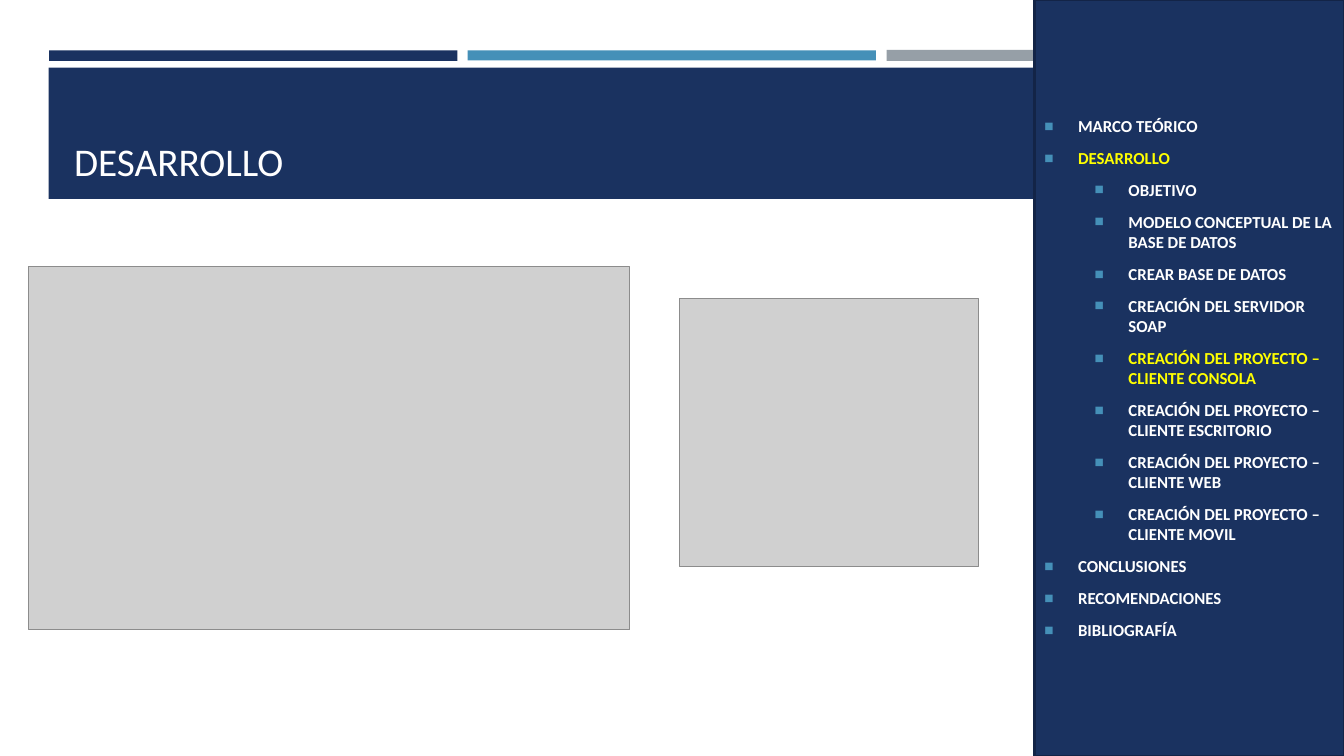
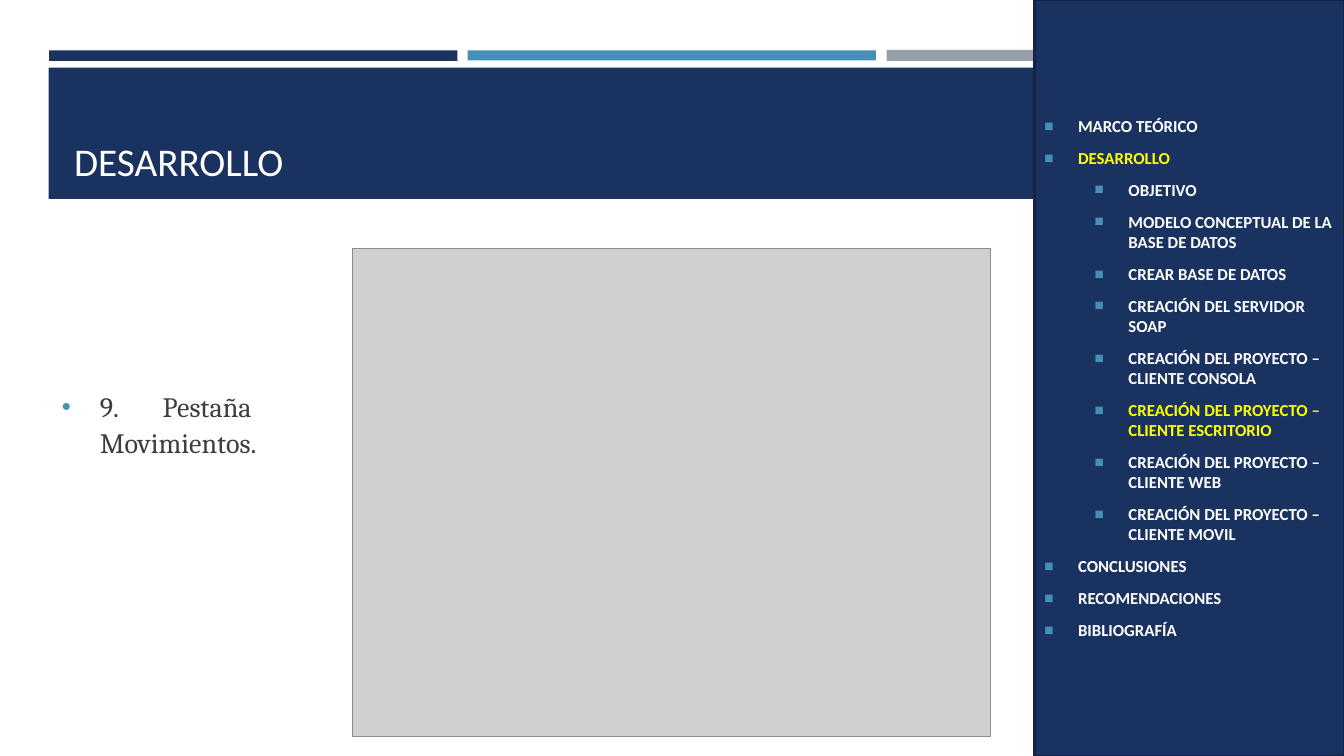
Before and after one commit to MateoMedranda/SoftwareArchitecture_Monster, a slide deck: slide 32 of TG.1.1. PAO202651_EUREKABANK_SOAP_JAVA_NRC36884_GR07/05. DOCUMENTACION/SOAP_EUREKABANK_JAVA_SOAP_GR07.pptx (slide 21 before the commit). Drawn at 1344x756 pixels with LibreOffice and Linux fonts; fonts in the diff are those of the drawing; grey boxes stand for pictures. Boxes give left, top, right and bottom in pixels: in the first picture for what was removed or moved away, otherwise in the second. Text is boxed around its words. In the diff, an @@ line names an element or a change of style, - is before the commit and + after.

```diff
--- a/TG.1.1. PAO202651_EUREKABANK_SOAP_JAVA_NRC36884_GR07/05. DOCUMENTACION/SOAP_EUREKABANK_JAVA_SOAP_GR07.pptx
+++ b/TG.1.1. PAO202651_EUREKABANK_SOAP_JAVA_NRC36884_GR07/05. DOCUMENTACION/SOAP_EUREKABANK_JAVA_SOAP_GR07.pptx
@@ picture removed at box(28, 266, 630, 629) @@
@@ picture added at box(353, 249, 990, 737) @@
@@ picture removed at box(680, 298, 979, 568) @@
@@ text in rectangle at box(1128, 351, 1308, 436): text colour #FFFF00 to #FFFFFF in "CREACIÓN DEL PROYECTO – CLIENTE CONSOLA"; text colour #FFFFFF to #FFFF00 in "CREACIÓN DEL PROYECTO – CLIENTE ESCRITORIO" @@
@@ text added at box(100, 398, 257, 454), 20 pt, text #3D3D3D @@
+• 9. Pestaña Movimientos.
```
Also in this commit, not shown: 27 other slides changed, 2 slides removed, 2 other files.
